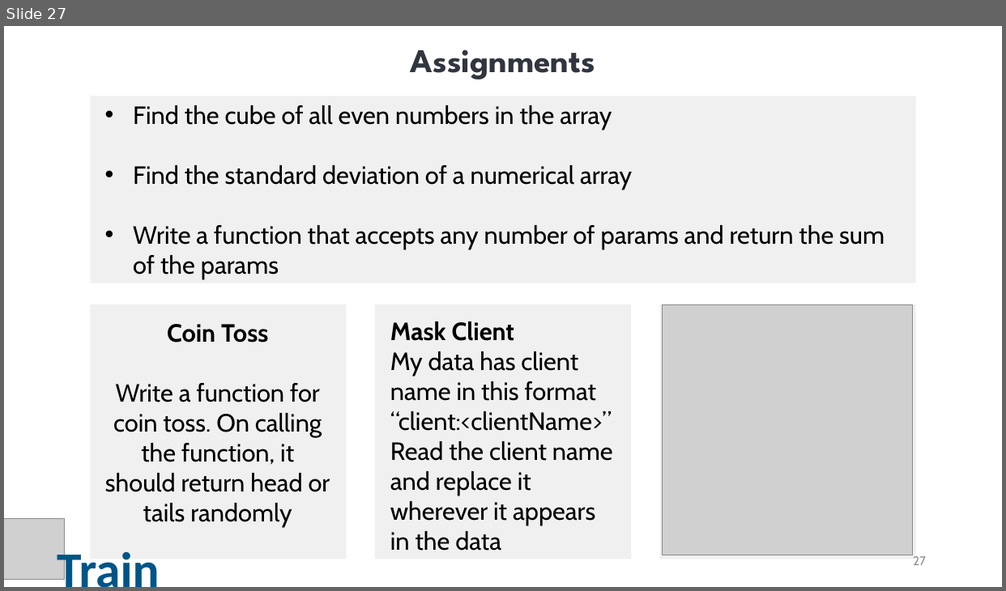
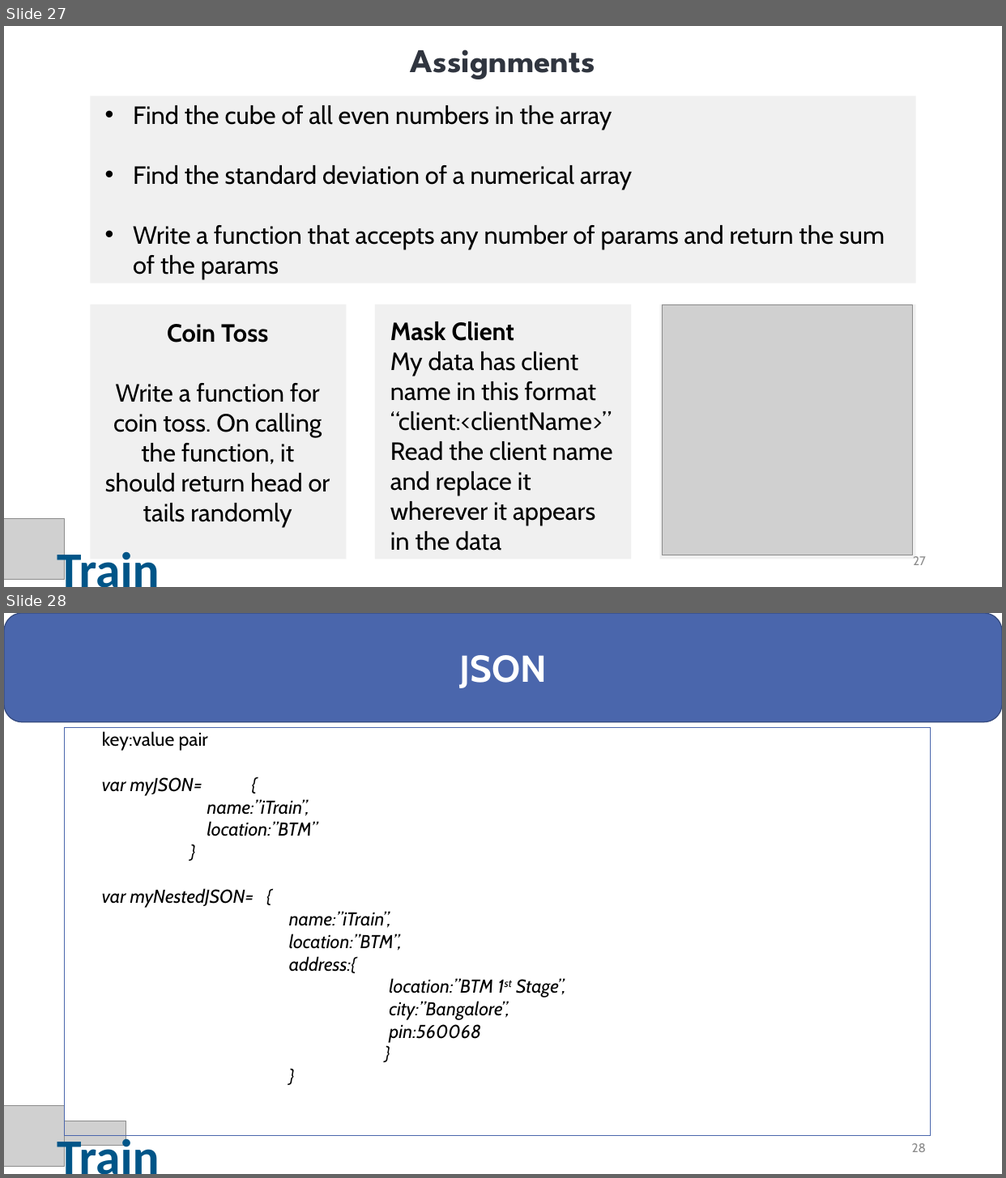
Before and after one commit to sesh86/HTML_CSS, a slide deck: iTrain - JS.pptx. Shown one above the other, each under a label of ours: slide 27 before the commit, slides 27 and 28 after it. The pictures are 1006x591 and 1006x1178 pixels, drawn with LibreOffice and Linux fonts; fonts in the diff are those of the drawing; grey boxes stand for pictures. Boxes give left, top, right and bottom in pixels: in the first picture for what was removed or moved away, otherwise in the second. Text is boxed around its words. In the diff, an @@ line names an element or a change of style, - is before the commit and + after.

```diff
--- a/iTrain - JS.pptx
+++ b/iTrain - JS.pptx
@@ slide 28 added at [4,613,1002,1174], background #FFFFFF @@
@@ rounded rectangle added at [4,613,1002,722], fill #4A66AC, outline #374B7F 1 pt, 36 pt, text #FFFFFF, bold @@
+JSON
@@ rectangle added at [65,727,931,1135], outline #4A66AC 0.75 pt, 18 pt, text #000000, italic @@
+  key:value pair
+  var myJSON= {
+  name:”iTrain”,
+  location:”BTM”
+  }
+  var myNestedJSON= {
+            name:”iTrain”,
+            location:”BTM”,
+            address:{
+            location:”BTM 1st Stage”,
+            city:”Bangalore”,
+            pin:560068
+            }
+            }
@@ picture added at [4,1106,65,1167] @@
@@ picture added at [42,1122,126,1145] @@
@@ text added at [57,1132,159,1174], 48 pt, text #005588, bold @@
+Train
@@ page number added at [912,1144,926,1152], 12 pt, text #8C8C8C @@
+28
```
Also in this commit, not shown: 1 other slide added, 2 other files.
